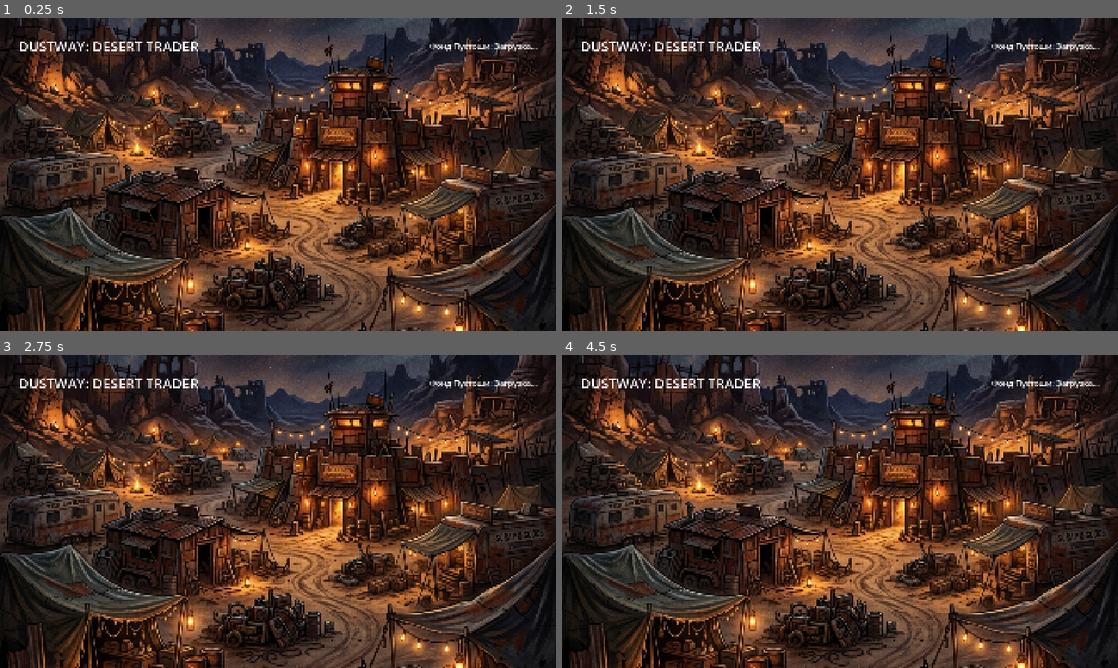
Above: before the commit, frames 1-4 (two rows, left to right).
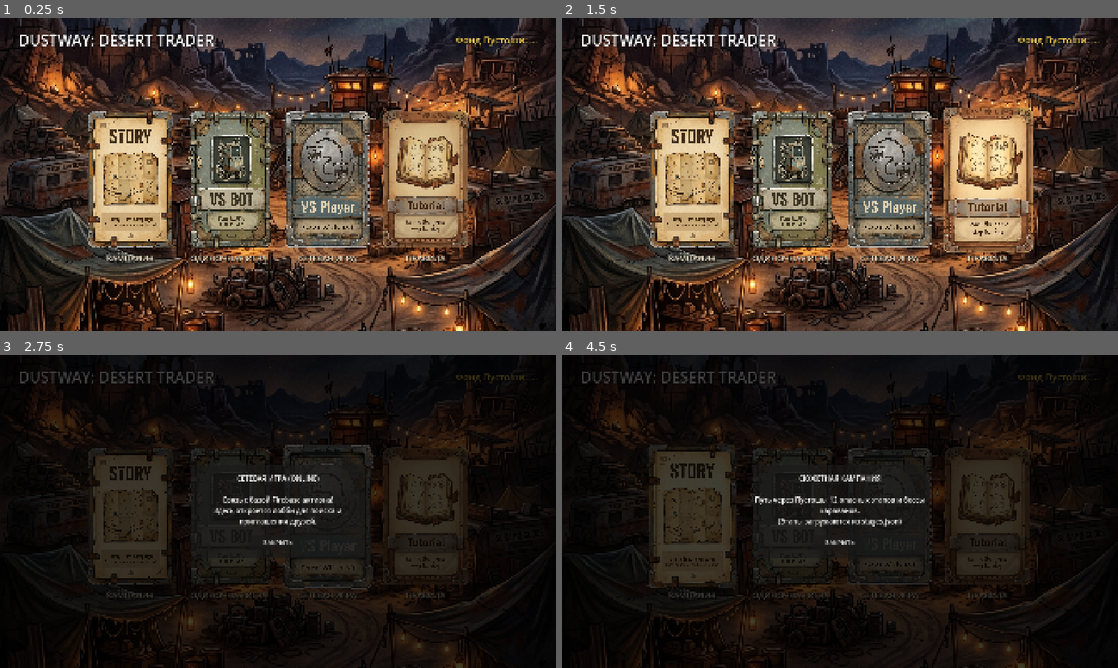
Above: after the commit, the same moments.

Repository: Lavder12/Card_game
Game: Godot game, scene res://scenes/main_menu.tscn
Two runs of this game, one before a commit and one after it. Both use one fixed random seed, a clock stepped at 60 frames per second and the inputs below.
Inputs (mouse positions are in pixels of both pictures, inside the frame that each line leads up to):
- Up to frame 1 (0.25 s): no input
- Up to frame 2 (1.5 s): click (789, 180) at 0.52 s; click (595, 33) at 1.25 s, where only the run after the commit has a clickable "◀ В МЕНЮ"
- Up to frame 3 (2.75 s): click (328, 517) at 2.02 s
- Up to frame 4 (4.5 s): click (990, 517) at 2.77 s; click (840, 542) at 3.5 s, where only the run after the commit has a clickable "ЗАКРЫТЬ"; click (689, 517) at 4.27 s

The runs differ from the first frame. In frame 1, 26% of the frame differs, in the area x 3-97%, y 5-79%; in frame 2, 27%; in frame 3, 72%, in the area x 0-100%, y 0-100%; in frame 4, 72%.

Commit message:
Add interactive main menu tiles with hover animations and initial Game Table scene

Diff:
--- /dev/null
+++ b/godot/scenes/game_table.tscn
@@ -0,0 +1,141 @@
+[gd_scene load_steps=5 format=3 uid="uid://c5m8y3x2k7n4v"]
+
+[ext_resource type="Script" path="res://scripts/game_table.gd" id="1"]
+[ext_resource type="Texture2D" path="res://assets/background/game_table.png" id="2"]
+[ext_resource type="Texture2D" path="res://assets/avatars/scavenger.png" id="3"]
+[ext_resource type="Texture2D" path="res://assets/cards/back-red 1.png" id="4"]
+
+[node name="GameTable" type="Control"]
+layout_mode = 3
+anchors_preset = 15
+anchor_right = 1.0
+anchor_bottom = 1.0
+grow_horizontal = 2
+grow_vertical = 2
+script = ExtResource("1")
+
+[node name="Background" type="TextureRect" parent="."]
+layout_mode = 1
+anchors_preset = 15
+anchor_right = 1.0
+anchor_bottom = 1.0
+grow_horizontal = 2
+grow_vertical = 2
+texture = ExtResource("2")
+expand_mode = 1
+stretch_mode = 6
+
+[node name="MarginContainer" type="MarginContainer" parent="."]
+layout_mode = 1
+anchors_preset = 15
+anchor_right = 1.0
+anchor_bottom = 1.0
+grow_horizontal = 2
+grow_vertical = 2
+theme_override_constants/margin_left = 40
+theme_override_constants/margin_top = 30
+theme_override_constants/margin_right = 40
+theme_override_constants/margin_bottom = 30
+
+[node name="VBoxContainer" type="VBoxContainer" parent="MarginContainer"]
+layout_mode = 2
+theme_override_constants/separation = 20
+
+[node name="Header" type="HBoxContainer" parent="MarginContainer/VBoxContainer"]
+layout_mode = 2
+
+[node name="BackButton" type="Button" parent="MarginContainer/VBoxContainer/Header"]
+custom_minimum_size = Vector2(160, 45)
+layout_mode = 2
+theme_override_font_sizes/font_size = 20
+text = "◀ В МЕНЮ"
+
+[node name="StatusLabel" type="Label" parent="MarginContainer/VBoxContainer/Header"]
+layout_mode = 2
+size_flags_horizontal = 3
+theme_override_colors/font_shadow_color = Color(0, 0, 0, 0.9)
+theme_override_constants/shadow_offset_x = 2
+theme_override_constants/shadow_offset_y = 2
+theme_override_font_sizes/font_size = 26
+text = "Противник: Мусорщик (Ставка: 25 крышек)"
+horizontal_alignment = 1
+
+[node name="TableArea" type="VBoxContainer" parent="MarginContainer/VBoxContainer"]
+layout_mode = 2
+size_flags_vertical = 3
+theme_override_constants/separation = 40
+alignment = 1
+
+[node name="OpponentBox" type="HBoxContainer" parent="MarginContainer/VBoxContainer/TableArea"]
+layout_mode = 2
+theme_override_constants/separation = 80
+alignment = 1
+
+[node name="AvatarBox" type="VBoxContainer" parent="MarginContainer/VBoxContainer/TableArea/OpponentBox"]
+layout_mode = 2
+alignment = 1
+
+[node name="TextureRect" type="TextureRect" parent="MarginContainer/VBoxContainer/TableArea/OpponentBox/AvatarBox"]
+custom_minimum_size = Vector2(120, 120)
+layout_mode = 2
+texture = ExtResource("3")
+expand_mode = 1
+stretch_mode = 5
+
+[node name="Label" type="Label" parent="MarginContainer/VBoxContainer/TableArea/OpponentBox/AvatarBox"]
+layout_mode = 2
+theme_override_colors/font_shadow_color = Color(0, 0, 0, 0.8)
+theme_override_font_sizes/font_size = 20
+text = "Мусорщик"
+horizontal_alignment = 1
+
+[node name="CaravanOpp1" type="TextureRect" parent="MarginContainer/VBoxContainer/TableArea/OpponentBox"]
+custom_minimum_size = Vector2(140, 200)
+layout_mode = 2
+texture = ExtResource("4")
+expand_mode = 1
+
+[node name="CaravanOpp2" type="TextureRect" parent="MarginContainer/VBoxContainer/TableArea/OpponentBox"]
+custom_minimum_size = Vector2(140, 200)
+layout_mode = 2
+texture = ExtResource("4")
+expand_mode = 1
+
+[node name="CaravanOpp3" type="TextureRect" parent="MarginContainer/VBoxContainer/TableArea/OpponentBox"]
+custom_minimum_size = Vector2(140, 200)
+layout_mode = 2
+texture = ExtResource("4")
+expand_mode = 1
+
+[node name="PlayerBox" type="HBoxContainer" parent="MarginContainer/VBoxContainer/TableArea"]
+layout_mode = 2
+theme_override_constants/separation = 80
+alignment = 1
+
+[node name="Spacer" type="Control" parent="MarginContainer/VBoxContainer/TableArea/PlayerBox"]
+custom_minimum_size = Vector2(120, 120)
+layout_mode = 2
+
+[node name="CaravanPl1" type="ColorRect" parent="MarginContainer/VBoxContainer/TableArea/PlayerBox"]
+custom_minimum_size = Vector2(140, 200)
+layout_mode = 2
+color = Color(0.2, 0.15, 0.1, 0.6)
+
+[node name="CaravanPl2" type="ColorRect" parent="MarginContainer/VBoxContainer/TableArea/PlayerBox"]
+custom_minimum_size = Vector2(140, 200)
+layout_mode = 2
+color = Color(0.2, 0.15, 0.1, 0.6)
+
+[node name="CaravanPl3" type="ColorRect" parent="MarginContainer/VBoxContainer/TableArea/PlayerBox"]
+custom_minimum_size = Vector2(140, 200)
+layout_mode = 2
+color = Color(0.2, 0.15, 0.1, 0.6)
+
+[node name="HandArea" type="MarginContainer" parent="MarginContainer/VBoxContainer"]
+custom_minimum_size = Vector2(0, 180)
+layout_mode = 2
+
+[node name="HandBox" type="HBoxContainer" parent="MarginContainer/VBoxContainer/HandArea"]
+layout_mode = 2
+theme_override_constants/separation = 20
+alignment = 1
--- a/godot/scenes/main_menu.tscn
+++ b/godot/scenes/main_menu.tscn
@@ -1,7 +1,11 @@
-[gd_scene load_steps=3 format=3 uid="uid://b8y6q2x7v3m9w"]
-
-[ext_resource type="Script" path="res://scripts/main_menu.gd" id="1_menu_gd"]
-[ext_resource type="Texture2D" path="res://assets/background/main_menu.png" id="2_bg_tex"]
+[gd_scene load_steps=7 format=3 uid="uid://b8y6q2x7v3m9w"]
+
+[ext_resource type="Script" path="res://scripts/main_menu.gd" id="1"]
+[ext_resource type="Texture2D" path="res://assets/background/main_menu.png" id="2"]
+[ext_resource type="Texture2D" path="res://assets/menu_tiles/campaign.png" id="3"]
+[ext_resource type="Texture2D" path="res://assets/menu_tiles/bot.png" id="4"]
+[ext_resource type="Texture2D" path="res://assets/menu_tiles/network.png" id="5"]
+[ext_resource type="Texture2D" path="res://assets/menu_tiles/tutorial.png" id="6"]
 
 [node name="MainMenu" type="Control"]
 layout_mode = 3
@@ -31,7 +35,7 @@
 grow_horizontal = 2
 grow_vertical = 2
 theme_override_constants/margin_left = 64
-theme_override_constants/margin_top = 64
+theme_override_constants/margin_top = 40
 theme_override_constants/margin_right = 64
 theme_override_constants/margin_bottom = 64
 
@@ -45,16 +49,155 @@
 [node name="TitleLabel" type="Label" parent="MarginContainer/VBoxContainer/Header"]
 layout_mode = 2
 size_flags_horizontal = 3
-theme_override_font_sizes/font_size = 48
+theme_override_colors/font_shadow_color = Color(0, 0, 0, 0.8)
+theme_override_constants/shadow_offset_x = 3
+theme_override_constants/shadow_offset_y = 3
+theme_override_font_sizes/font_size = 52
 text = "DUSTWAY: DESERT TRADER"
 
 [node name="CapsLabel" type="Label" parent="MarginContainer/VBoxContainer/Header"]
 layout_mode = 2
-theme_override_font_sizes/font_size = 28
-text = "Фонд Пустоши: Загрузка..."
+theme_override_colors/font_color = Color(1, 0.843, 0.35, 1)
+theme_override_colors/font_shadow_color = Color(0, 0, 0, 0.8)
+theme_override_constants/shadow_offset_x = 2
+theme_override_constants/shadow_offset_y = 2
+theme_override_font_sizes/font_size = 32
+text = "Фонд Пустоши: ..."
 
 [node name="TilesBox" type="HBoxContainer" parent="MarginContainer/VBoxContainer"]
 layout_mode = 2
 size_flags_vertical = 3
+theme_override_constants/separation = 40
+alignment = 1
+
+[node name="TileCampaign" type="VBoxContainer" parent="MarginContainer/VBoxContainer/TilesBox"]
+layout_mode = 2
+theme_override_constants/separation = 12
+alignment = 1
+
+[node name="BtnCampaign" type="TextureButton" parent="MarginContainer/VBoxContainer/TilesBox/TileCampaign"]
+custom_minimum_size = Vector2(300, 480)
+layout_mode = 2
+texture_normal = ExtResource("3")
+ignore_texture_size = true
+stretch_mode = 0
+
+[node name="Label" type="Label" parent="MarginContainer/VBoxContainer/TilesBox/TileCampaign"]
+layout_mode = 2
+theme_override_colors/font_color = Color(0.95, 0.9, 0.8, 1)
+theme_override_colors/font_shadow_color = Color(0, 0, 0, 0.9)
+theme_override_constants/shadow_offset_x = 2
+theme_override_constants/shadow_offset_y = 2
+theme_override_font_sizes/font_size = 28
+text = "КАМПАНИЯ"
+horizontal_alignment = 1
+
+[node name="TileBot" type="VBoxContainer" parent="MarginContainer/VBoxContainer/TilesBox"]
+layout_mode = 2
+theme_override_constants/separation = 12
+alignment = 1
+
+[node name="BtnBot" type="TextureButton" parent="MarginContainer/VBoxContainer/TilesBox/TileBot"]
+custom_minimum_size = Vector2(300, 480)
+layout_mode = 2
+texture_normal = ExtResource("4")
+ignore_texture_size = true
+stretch_mode = 0
+
+[node name="Label" type="Label" parent="MarginContainer/VBoxContainer/TilesBox/TileBot"]
+layout_mode = 2
+theme_override_colors/font_color = Color(0.95, 0.9, 0.8, 1)
+theme_override_colors/font_shadow_color = Color(0, 0, 0, 0.9)
+theme_override_constants/shadow_offset_x = 2
+theme_override_constants/shadow_offset_y = 2
+theme_override_font_sizes/font_size = 28
+text = "ОДИНОЧНАЯ ИГРА"
+horizontal_alignment = 1
+
+[node name="TileNetwork" type="VBoxContainer" parent="MarginContainer/VBoxContainer/TilesBox"]
+layout_mode = 2
+theme_override_constants/separation = 12
+alignment = 1
+
+[node name="BtnNetwork" type="TextureButton" parent="MarginContainer/VBoxContainer/TilesBox/TileNetwork"]
+custom_minimum_size = Vector2(300, 480)
+layout_mode = 2
+texture_normal = ExtResource("5")
+ignore_texture_size = true
+stretch_mode = 0
+
+[node name="Label" type="Label" parent="MarginContainer/VBoxContainer/TilesBox/TileNetwork"]
+layout_mode = 2
+theme_override_colors/font_color = Color(0.95, 0.9, 0.8, 1)
+theme_override_colors/font_shadow_color = Color(0, 0, 0, 0.9)
+theme_override_constants/shadow_offset_x = 2
+theme_override_constants/shadow_offset_y = 2
+theme_override_font_sizes/font_size = 28
+text = "СЕТЕВАЯ ИГРА"
+horizontal_alignment = 1
+
+[node name="TileTutorial" type="VBoxContainer" parent="MarginContainer/VBoxContainer/TilesBox"]
+layout_mode = 2
+theme_override_constants/separation = 12
+alignment = 1
+
+[node name="BtnTutorial" type="TextureButton" parent="MarginContainer/VBoxContainer/TilesBox/TileTutorial"]
+custom_minimum_size = Vector2(300, 480)
+layout_mode = 2
+texture_normal = ExtResource("6")
+ignore_texture_size = true
+stretch_mode = 0
+
+[node name="Label" type="Label" parent="MarginContainer/VBoxContainer/TilesBox/TileTutorial"]
+layout_mode = 2
+theme_override_colors/font_color = Color(0.95, 0.9, 0.8, 1)
+theme_override_colors/font_shadow_color = Color(0, 0, 0, 0.9)
+theme_override_constants/shadow_offset_x = 2
+theme_override_constants/shadow_offset_y = 2
+theme_override_font_sizes/font_size = 28
+text = "ПРАВИЛА"
+horizontal_alignment = 1
+
+[node name="PopupOverlay" type="ColorRect" parent="."]
+visible = false
+layout_mode = 1
+anchors_preset = 15
+anchor_right = 1.0
+anchor_bottom = 1.0
+grow_horizontal = 2
+grow_vertical = 2
+color = Color(0, 0, 0, 0.75)
+
+[node name="PanelContainer" type="PanelContainer" parent="PopupOverlay"]
+custom_minimum_size = Vector2(600, 320)
+layout_mode = 1
+anchors_preset = 8
+anchor_left = 0.5
+anchor_top = 0.5
+anchor_right = 0.5
+anchor_bottom = 0.5
+offset_left = -300.0
+offset_top = -160.0
+offset_right = 300.0
+offset_bottom = 160.0
+grow_horizontal = 2
+grow_vertical = 2
+
+[node name="VBoxContainer" type="VBoxContainer" parent="PopupOverlay/PanelContainer"]
+layout_mode = 2
 theme_override_constants/separation = 30
 alignment = 1
+
+[node name="MessageLabel" type="Label" parent="PopupOverlay/PanelContainer/VBoxContainer"]
+layout_mode = 2
+theme_override_font_sizes/font_size = 24
+text = "Информация..."
+horizontal_alignment = 1
+autowrap_mode = 3
+
+[node name="CloseButton" type="Button" parent="PopupOverlay/PanelContainer/VBoxContainer"]
+custom_minimum_size = Vector2(200, 50)
+layout_mode = 2
+size_flags_horizontal = 4
+theme_override_font_sizes/font_size = 22
+text = "ЗАКРЫТЬ"
--- /dev/null
+++ b/godot/scripts/game_table.gd
@@ -0,0 +1,22 @@
+extends Control
+# Game Table Script for Dustway: Desert Trader (Godot 4)
+
+@onready var status_label: Label = $MarginContainer/VBoxContainer/Header/StatusLabel
+@onready var back_button: Button = $MarginContainer/VBoxContainer/Header/BackButton
+@onready var opponent_box: HBoxContainer = $MarginContainer/VBoxContainer/TableArea/OpponentBox
+@onready var player_box: HBoxContainer = $MarginContainer/VBoxContainer/TableArea/PlayerBox
+@onready var hand_box: HBoxContainer = $MarginContainer/VBoxContainer/HandArea/HandBox
+
+func _ready() -> void:
+	print("Game Table scene ready.")
+	if back_button:
+		back_button.pressed.connect(_on_back_pressed)
+
+	_setup_mock_table()
+
+func _setup_mock_table() -> void:
+	if status_label:
+		status_label.text = "Противник: Мусорщик (Ставка: 25 крышек) | Цель: 21-26 в караванах"
+
+func _on_back_pressed() -> void:
+	get_tree().change_scene_to_file("res://scenes/main_menu.tscn")
--- a/godot/scripts/main_menu.gd
+++ b/godot/scripts/main_menu.gd
@@ -5,11 +5,65 @@
 @onready var caps_label: Label = $MarginContainer/VBoxContainer/Header/CapsLabel
 @onready var tiles_box: HBoxContainer = $MarginContainer/VBoxContainer/TilesBox
 
+@onready var btn_campaign: TextureButton = $MarginContainer/VBoxContainer/TilesBox/TileCampaign/BtnCampaign
+@onready var btn_bot: TextureButton = $MarginContainer/VBoxContainer/TilesBox/TileBot/BtnBot
+@onready var btn_network: TextureButton = $MarginContainer/VBoxContainer/TilesBox/TileNetwork/BtnNetwork
+@onready var btn_tutorial: TextureButton = $MarginContainer/VBoxContainer/TilesBox/TileTutorial/BtnTutorial
+
+@onready var popup_overlay: ColorRect = $PopupOverlay
+@onready var popup_label: Label = $PopupOverlay/PanelContainer/VBoxContainer/MessageLabel
+@onready var popup_close_btn: Button = $PopupOverlay/PanelContainer/VBoxContainer/CloseButton
+
 func _ready() -> void:
-	print("Main Menu scene ready.")
+	print("Main Menu scene ready. Connecting tiles...")
 	Network.global_caps_updated.connect(_on_global_caps_updated)
 	Network.fetch_global_caps()
+
+	_setup_tile_hover(btn_campaign)
+	_setup_tile_hover(btn_bot)
+	_setup_tile_hover(btn_network)
+	_setup_tile_hover(btn_tutorial)
+
+	if btn_campaign: btn_campaign.pressed.connect(_on_campaign_pressed)
+	if btn_bot: btn_bot.pressed.connect(_on_bot_pressed)
+	if btn_network: btn_network.pressed.connect(_on_network_pressed)
+	if btn_tutorial: btn_tutorial.pressed.connect(_on_tutorial_pressed)
+	if popup_close_btn: popup_close_btn.pressed.connect(_close_popup)
+
+func _setup_tile_hover(btn: TextureButton) -> void:
+	if btn == null: return
+	btn.pivot_offset = btn.custom_minimum_size / 2.0
+	btn.mouse_entered.connect(func():
+		var tween = create_tween().set_trans(Tween.TRANS_QUAD).set_ease(Tween.EASE_OUT)
+		tween.tween_property(btn, "scale", Vector2(1.06, 1.06), 0.15)
+		btn.modulate = Color(1.15, 1.15, 1.15)
+	)
+	btn.mouse_exited.connect(func():
+		var tween = create_tween().set_trans(Tween.TRANS_QUAD).set_ease(Tween.EASE_OUT)
+		tween.tween_property(btn, "scale", Vector2(1.0, 1.0), 0.15)
+		btn.modulate = Color(1.0, 1.0, 1.0)
+	)
 
 func _on_global_caps_updated(caps_val: int) -> void:
 	if caps_label:
 		caps_label.text = "Фонд Пустоши: %d крышек" % caps_val
+
+func _on_campaign_pressed() -> void:
+	_show_popup("СЮЖЕТНАЯ КАМПАНИЯ\n\nПуть через Пустошь: 12 опасных этапов и боссы караванов.\n(Этапы загружаются из stages.json)")
+
+func _on_bot_pressed() -> void:
+	print("Starting Single Player vs Bot...")
+	get_tree().change_scene_to_file("res://scenes/game_table.tscn")
+
+func _on_network_pressed() -> void:
+	_show_popup("СЕТЕВАЯ ИГРА (ONLINE)\n\nСвязь с базой Firebase активна!\nЗдесь откроется лобби для поиска и приглашения друзей.")
+
+func _on_tutorial_pressed() -> void:
+	_show_popup("ПРАВИЛА КАРАВАНА\n\n• Цель: Собрать в 3 колонках сумму от 21 до 26.\n• Числовые карты (2-10) задают направление и вес.\n• Картинки (Валет, Дама, Король, Туз) модифицируют карты.\n• Побеждает тот, кто выиграл минимум 2 каравана из 3!")
+
+func _show_popup(msg: String) -> void:
+	if popup_label: popup_label.text = msg
+	if popup_overlay: popup_overlay.visible = true
+
+func _close_popup() -> void:
+	if popup_overlay: popup_overlay.visible = false
Not shown: 2 places in godot/scenes/main_menu.tscn that only renumber resources
